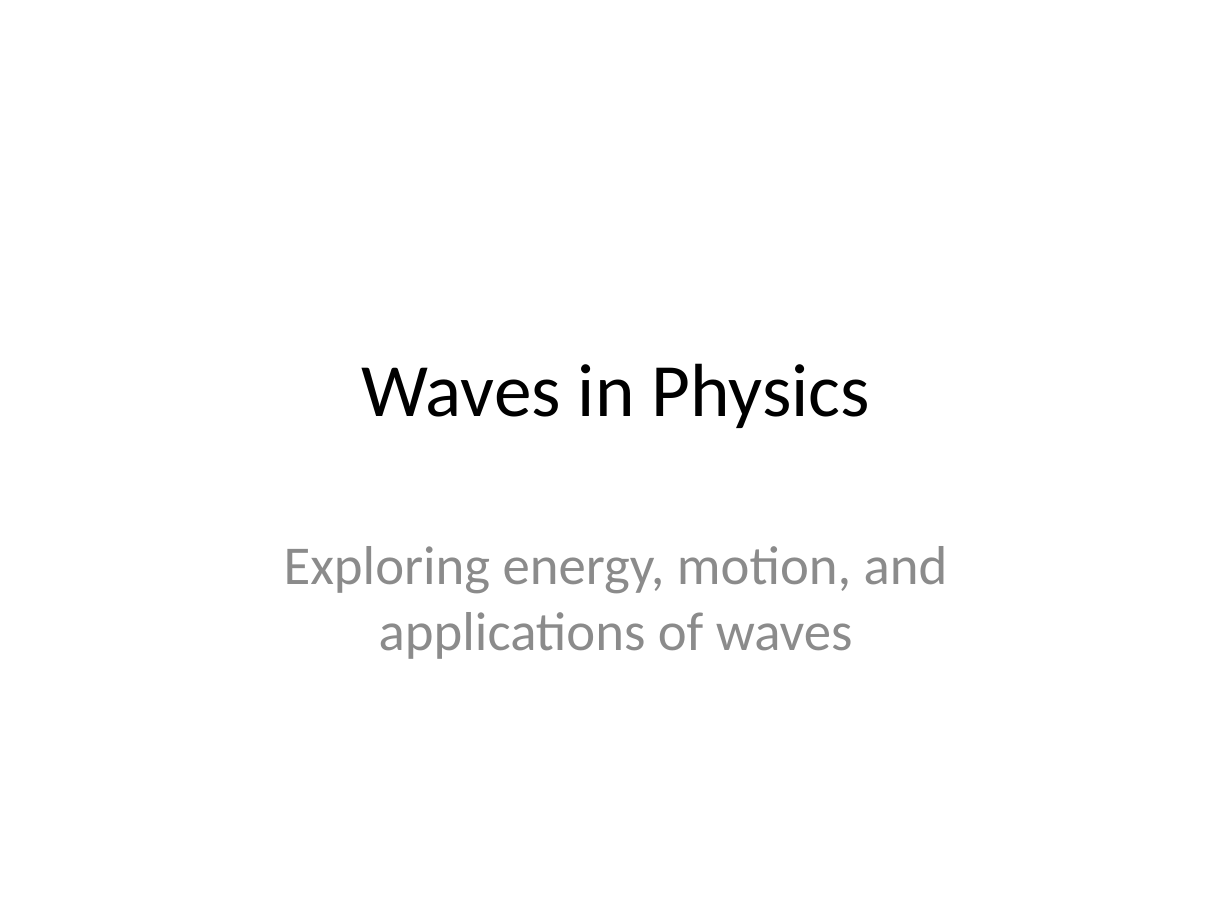
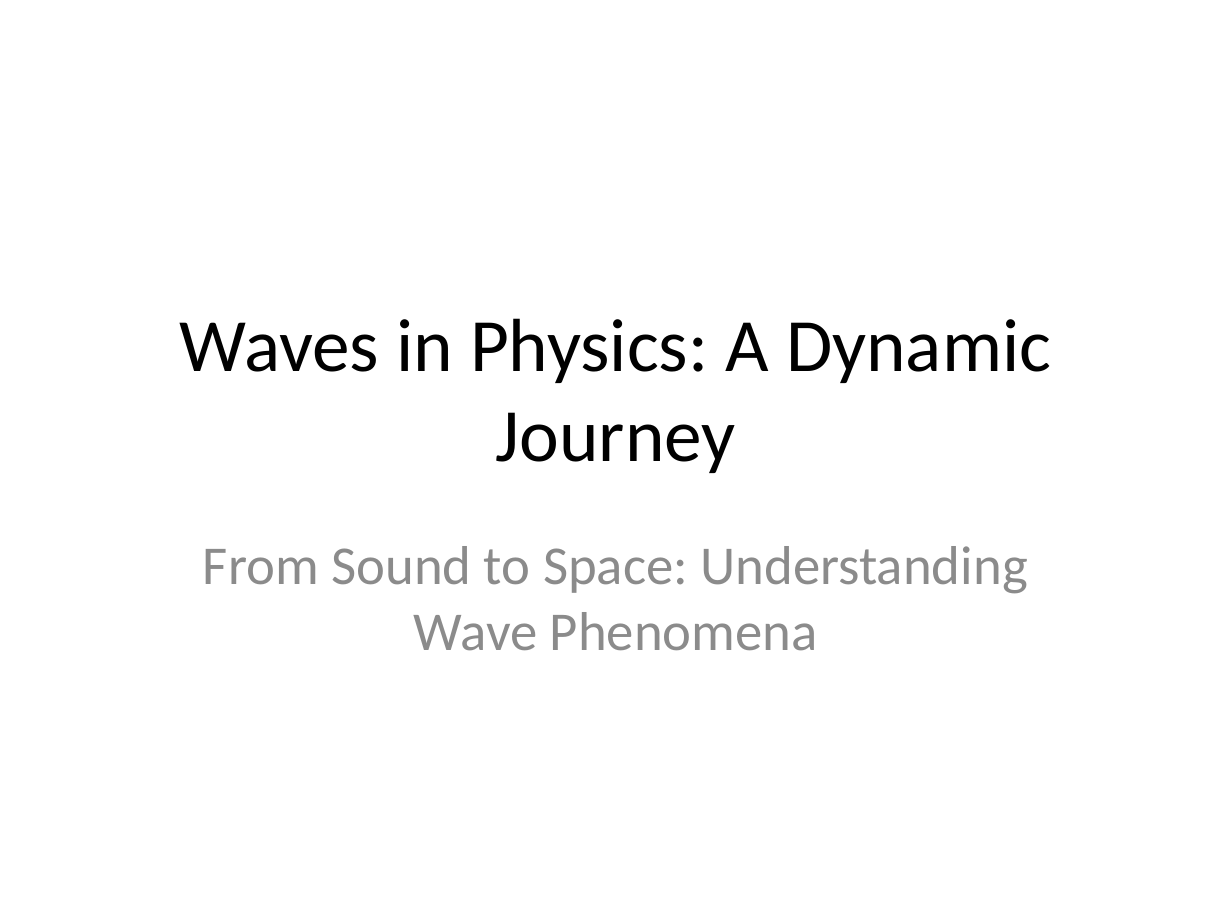
Before and after one commit to avinashsingh86331-lgtm/RESEARCH_AGENT, a slide deck: slide 1 of research_output.pptx. Drawn at 1232x924 pixels with LibreOffice and Linux fonts; fonts in the diff are those of the drawing. Boxes give left, top, right and bottom in pixels: in the first picture for what was removed or moved away, otherwise in the second. Text is boxed around its words. In the diff, an @@ line names an element or a change of style, - is before the commit and + after.

```diff
--- a/research_output.pptx
+++ b/research_output.pptx
@@ title at [180, 318, 1051, 473]: text changed @@
-Waves in Physics
+Waves in Physics: A Dynamic Journey
@@ subtitle at [203, 546, 1027, 651]: text changed @@
-Exploring energy, motion, and applications of waves
+From Sound to Space: Understanding Wave Phenomena
```
Also in this commit, not shown: 6 other slides changed, 1 slide added, 1 slide removed, 3 other files.
